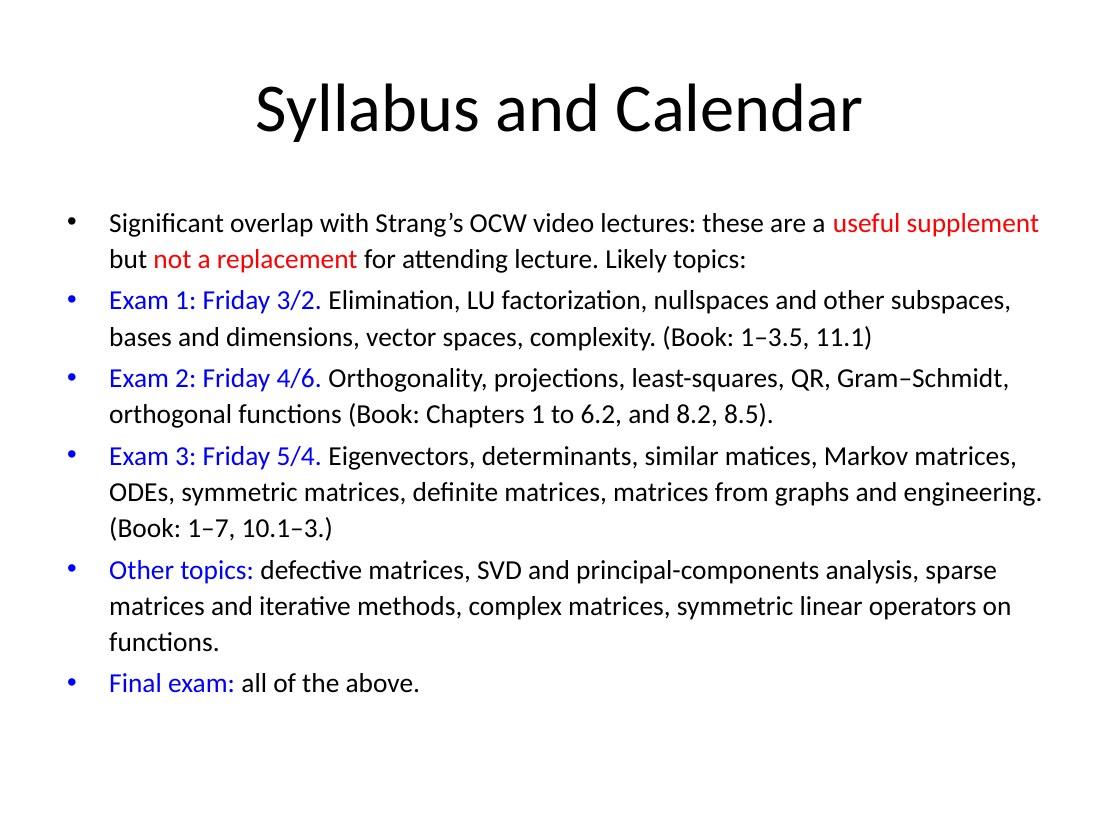
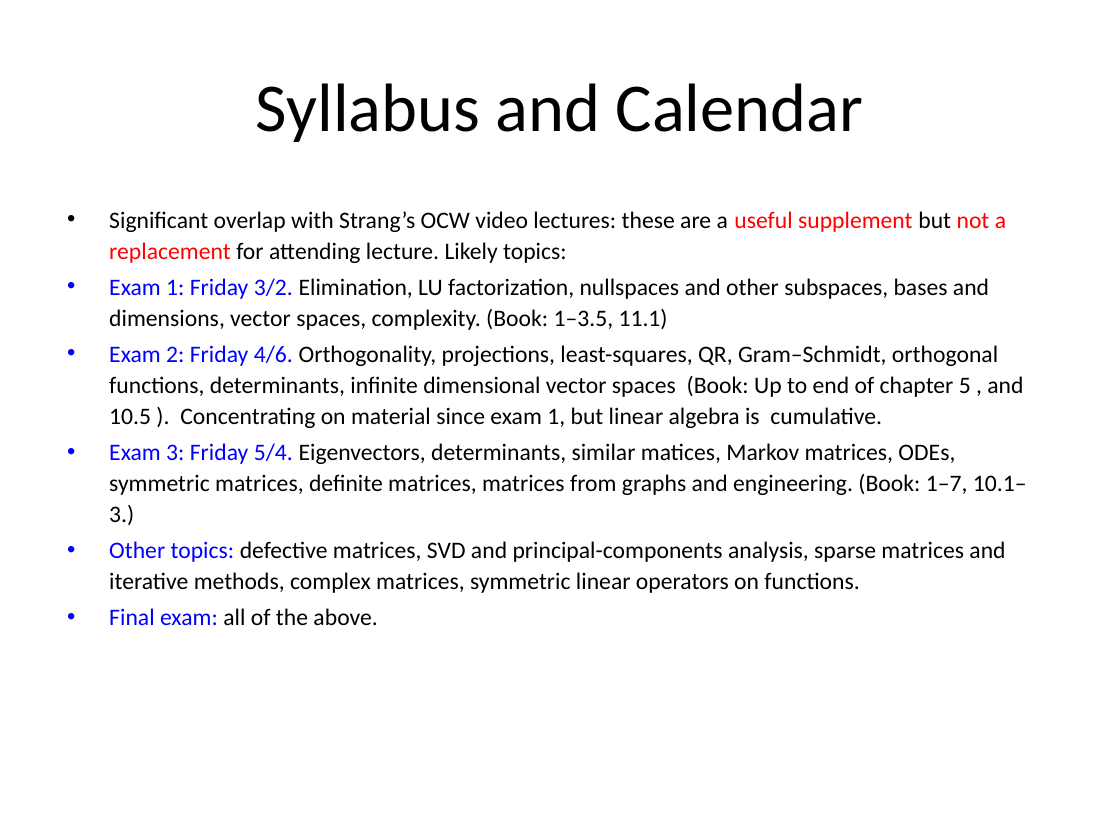
Before and after one commit to mitmath/1806, a slide deck: slide 5 of lectures/1806overview.pptx. Drawn at 1120x840 pixels with LibreOffice and Linux fonts; fonts in the diff are those of the drawing. Boxes give left, top, right and bottom in pixels: in the first picture for what was removed or moved away, otherwise in the second. Text is boxed around its words. In the diff, an @@ line names an element or a change of style, - is before the commit and + after.

Commit message:
syllabus

```diff
--- a/lectures/1806overview.pptx
+++ b/lectures/1806overview.pptx
@@ text at <box>109,211,1027,625</box>: size 17.6 to 15.2 pt in "Significant overlap with Strang’s OCW video lectures: ...", "Exam 1: Friday 3/2. Elimination, LU factorization, ...", "Exam 3: Friday 5/4. Eigenvectors, determinants, similar ...", "Other topics: defective matrices, SVD and principal-componen ..." and 1 more places @@
@@ text at <box>109,345,1023,428</box>: text changed; size 17.6 to 15.2 pt @@
-• Exam 2: Friday 4/6. Orthogonality, projections, least-squares, QR, Gram–Schmidt, orthogonal functions (Book: Chapters 1 to 6.2, and 8.2, 8.5).
+• Exam 2: Friday 4/6. Orthogonality, projections, least-squares, QR, Gram–Schmidt, orthogonal functions, determinants, infinite dimensional vector spaces (Book: Up to end of chapter 5 , and 10.5 ). Concentrating on material since exam 1, but linear algebra is cumulative.
```
Also in this commit, not shown: 1 other file.
